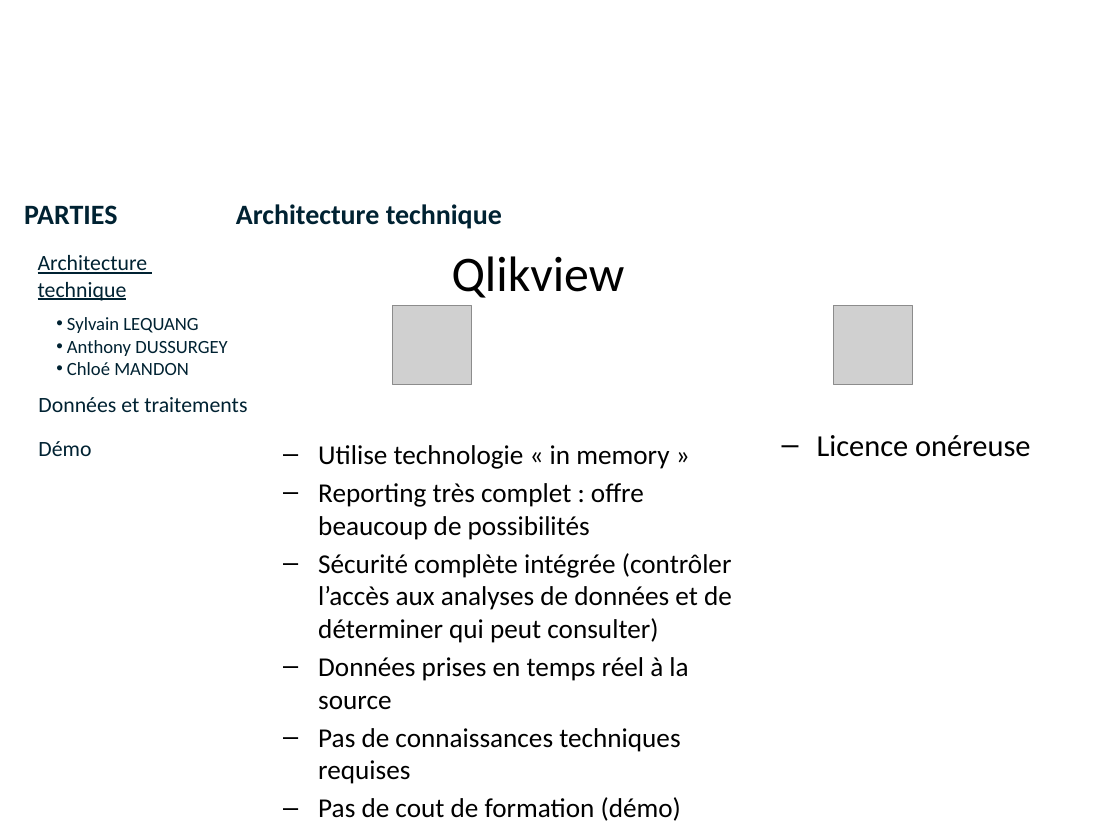
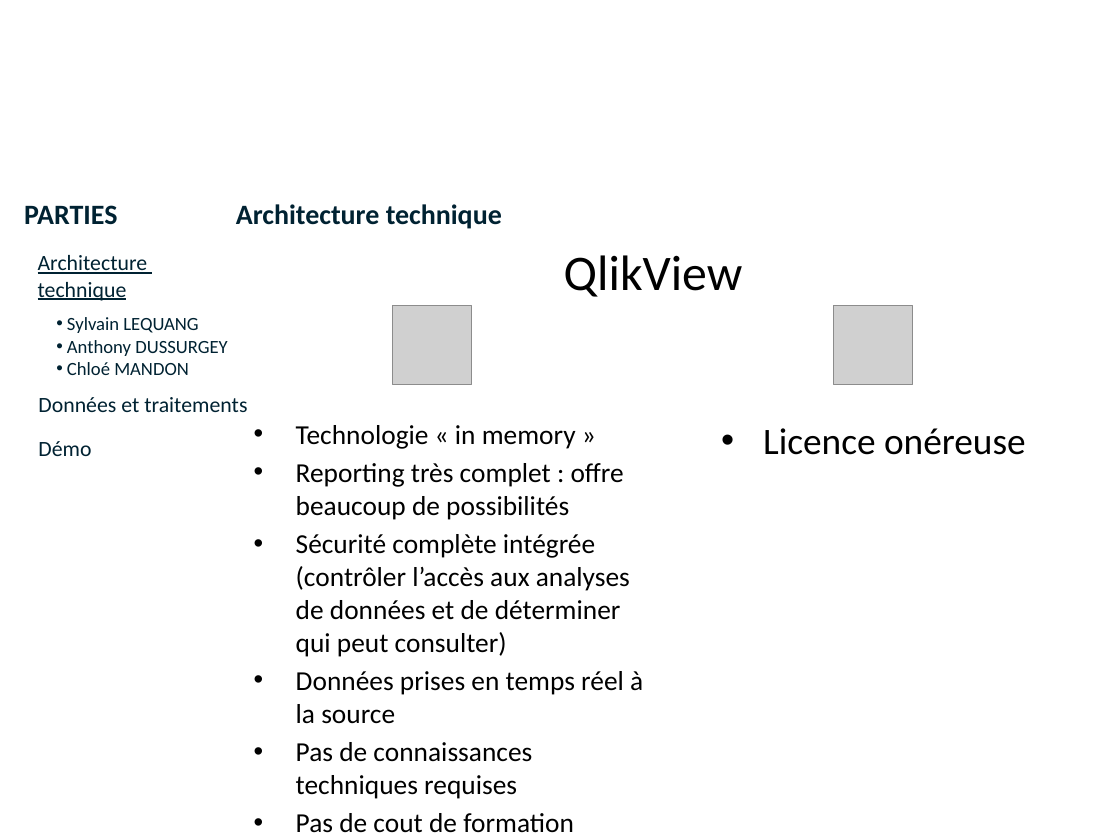
Before and after one commit to lobtec/dartiesgroupe2, a slide deck: slide 7 of PROJET/Soutenance Finale/slides_Architecture_Restitution.pptx. Drawn at 1120x840 pixels with LibreOffice and Linux fonts; fonts in the diff are those of the drawing; grey boxes stand for pictures; background and template pictures are left out. Boxes give left, top, right and bottom in pixels: in the first picture for what was removed or moved away, otherwise in the second. Text is boxed around its words. In the diff, an @@ line names an element or a change of style, - is before the commit and + after.

```diff
--- a/PROJET/Soutenance Finale/slides_Architecture_Restitution.pptx
+++ b/PROJET/Soutenance Finale/slides_Architecture_Restitution.pptx
@@ text at (x1=564, y1=255, x2=743, y2=297): text changed @@
-  Qlikview
+QlikView
@@ text "Technologie « in memory »" moved from (x1=318, y1=445, x2=732, y2=821) to (x1=296, y1=425, x2=643, y2=833) @@
@@ text "Licence onéreuse" moved from (x1=817, y1=435, x2=1030, y2=457) to (x1=763, y1=428, x2=1026, y2=455) @@
@@ text "Licence onéreuse" at (x1=763, y1=428, x2=1026, y2=455): size 19.6 to 24 pt; bullet – to •; list level 2 to 1 in "Licence onéreuse"; line spacing 0.8 to 1 @@
@@ text at (x1=296, y1=425, x2=576, y2=449): text changed; size 17.5 to 17.6 pt @@
-  – Utilise technologie « in memory »
+• Technologie « in memory »
@@ text at (x1=296, y1=463, x2=643, y2=833): size 17.5 to 17.6 pt; bullet – to •; list level 2 to 1 in "Reporting très complet : offre ..."; list level 2 to 1 in "Sécurité complète intégrée (contrôler l’accès ..."; list level 2 to 1 in "Données prises en temps réel ..."; list level 2 to 1 in "Pas de connaissances techniques requises"; list level 2 to 1 in "Pas de cout de formation ..." @@
```
Also in this commit, not shown: 10 other slides changed.
